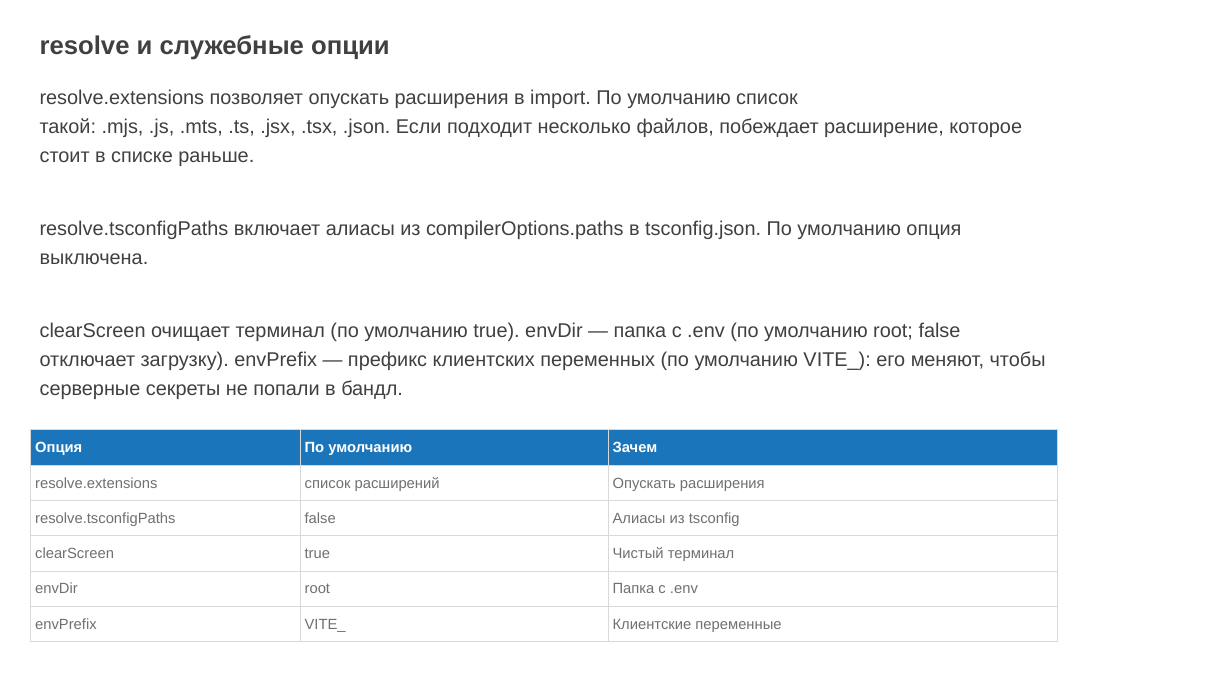
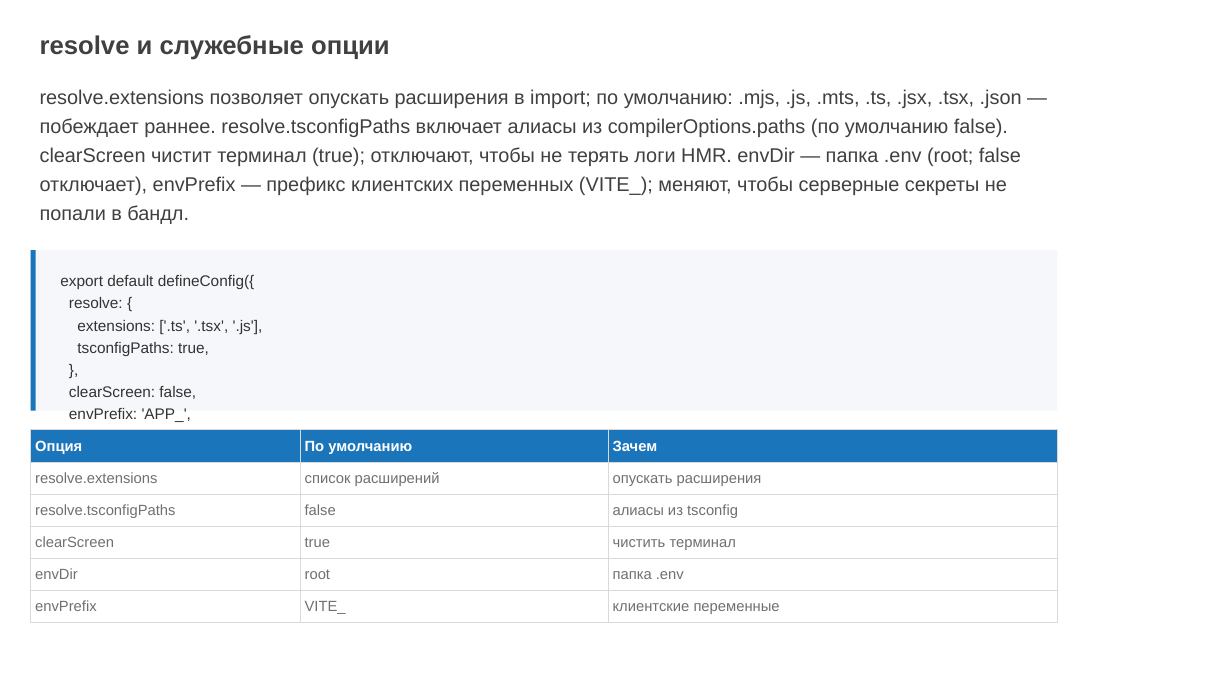
Before and after one commit to ErnandesDaniel/mephi-higher-engineering-school-lectures, a slide deck: slide 10 of lecture-1/modern-frontend-tooling.pptx. Drawn at 1232x693 pixels with LibreOffice and Linux fonts; fonts in the diff are those of the drawing; background and template pictures are left out. Boxes give left, top, right and bottom in pixels: in the first picture for what was removed or moved away, otherwise in the second. Text is boxed around its words. In the diff, an @@ line names an element or a change of style, - is before the commit and + after.

Commit message:
refactor: add config examples and expand Vite+/Oxc explanations

```diff
--- a/lecture-1/modern-frontend-tooling.pptx
+++ b/lecture-1/modern-frontend-tooling.pptx
@@ text at (40, 89, 1022, 224): text changed @@
-resolve.extensions позволяет опускать расширения в import. По умолчанию список такой: .mjs, .js, .mts, .ts, .jsx, .tsx, .json. Если подходит несколько файлов, побеждает расширение, которое стоит в списке раньше.
-resolve.tsconfigPaths включает алиасы из compilerOptions.paths в tsconfig.json. По умолчанию опция выключена.
-clearScreen очищает терминал (по умолчанию true). envDir — папка с .env (по умолчанию root; false отключает загрузку). envPrefix — префикс клиентских переменных (по умолчанию VITE_): его меняют, чтобы серверные секреты не попали в бандл.
+resolve.extensions позволяет опускать расширения в import; по умолчанию: .mjs, .js, .mts, .ts, .jsx, .tsx, .json — побеждает раннее. resolve.tsconfigPaths включает алиасы из compilerOptions.paths (по умолчанию false). clearScreen чистит терминал (true); отключают, чтобы не терять логи HMR. envDir — папка .env (root; false отключает), envPrefix — префикс клиентских переменных (VITE_); меняют, чтобы серверные секреты не попали в бандл.
@@ rectangle added at (30, 250, 1057, 411), fill #F5F7FA @@
@@ rectangle added at (30, 250, 36, 411), fill #1B75BB @@
@@ text added at (60, 275, 263, 422), 12 pt, text #333333 @@
+export default defineConfig({
+resolve: {
+extensions: ['.ts', '.tsx', '.js'],
+tsconfigPaths: true,
+},
+clearScreen: false,
+envPrefix: 'APP_',
+});
@@ table at (30, 430, 1057, 622) @@
-row 2, column 3: Опускать расширения
+row 2, column 3: опускать расширения
-row 3, column 3: Алиасы из tsconfig
+row 3, column 3: алиасы из tsconfig
-row 4, column 3: Чистый терминал
+row 4, column 3: чистить терминал
-row 5, column 3: Папка с .env
+row 5, column 3: папка .env
-row 6, column 3: Клиентские переменные
+row 6, column 3: клиентские переменные
```
Also in this commit, not shown: 8 other slides changed, 5 slides added, 3 slides removed, 1 other file.
